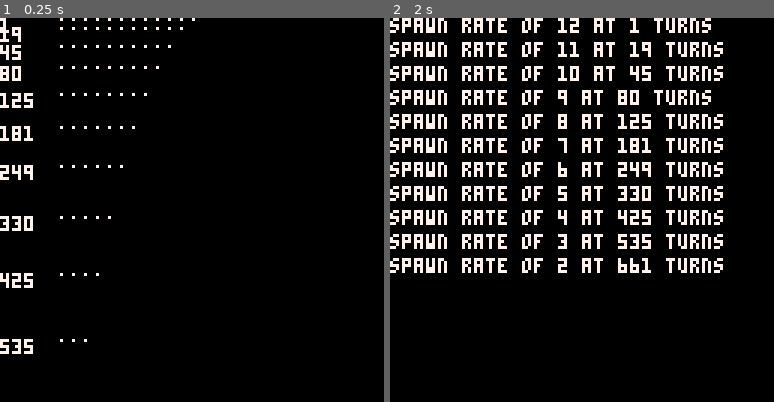
Above: before the commit, frames 1-2 (left to right).
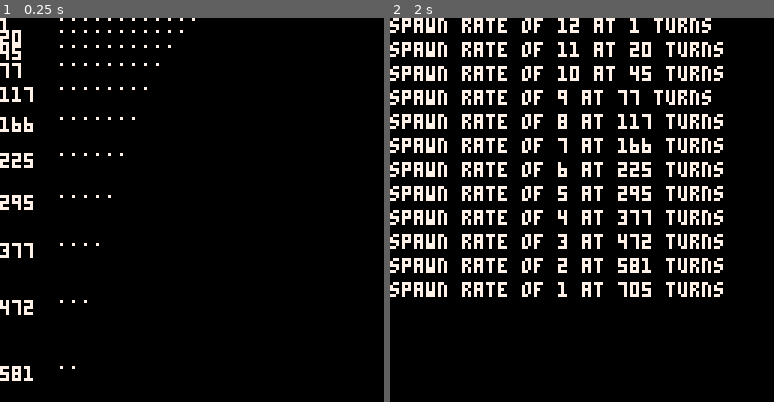
Above: after the commit, the same moments.

Repository: taylordolan/grid-folks
Game: PICO-8 cartridge manual_spawn_rate.p8
Two runs of this game, one before a commit and one after it. Both use one fixed random seed, a clock stepped at 60 frames per second and the inputs below.
Inputs:
- Up to frame 1 (0.25 s): no input
- Up to frame 2 (2 s): tap X (X key) at 0.33, 1.07, 1.85 s

The runs differ from the first frame. In frame 1, 3.0% of the frame differs, in the area x 0-48%, y 2-95%; in frame 2, 1.9%.

Commit message:
adjust difficulty

Diff:
--- a/grid_folks.p8
+++ b/grid_folks.p8
@@ -148,7 +148,7 @@
     end
     return spawn_rates
   end
-  spawn_rates = get_spawn_rates(11, 12, 5)
+  spawn_rates = get_spawn_rates(14, 12, 4)
 	spawn_bags = {
 		[001] = {"baby"},
 		[026] = {"baby", "dash"},
--- a/manual_spawn_rate.p8
+++ b/manual_spawn_rate.p8
@@ -34,7 +34,8 @@
     end
     return spawn_rates
   end
-  spawn_rates = get_spawn_rates(11, 12, 6)
+  -- spawn_rates = get_spawn_rates(11, 12, 5)
+  spawn_rates = get_spawn_rates(14, 12, 4)
   max_turns = 800
   graph_mode = true
 end
